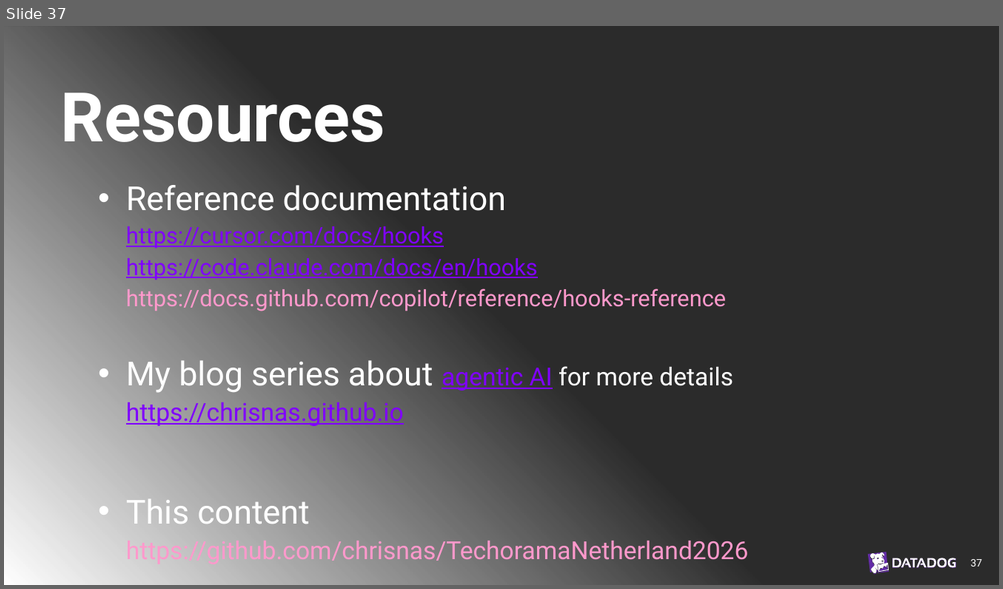
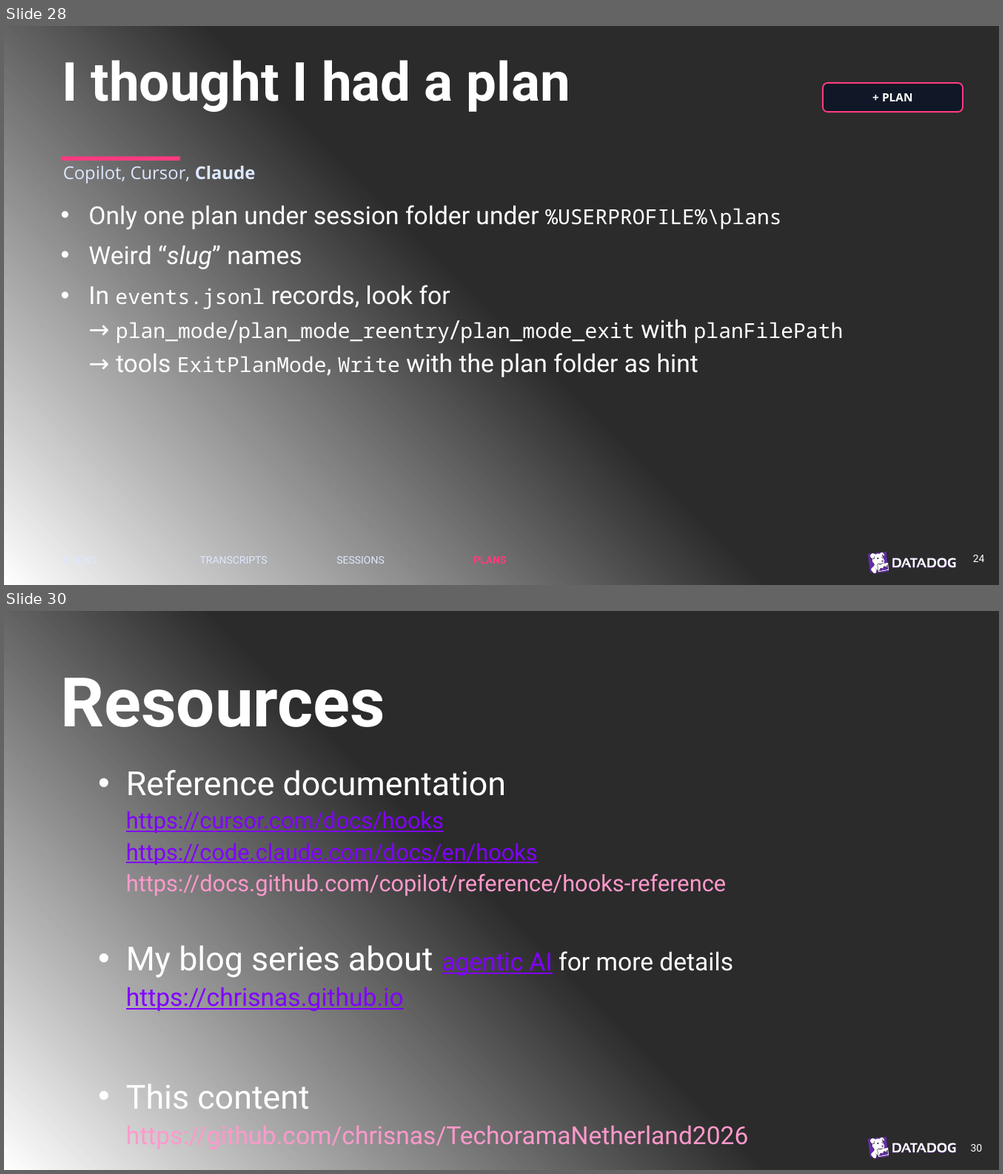
Before and after one commit to chrisnas/TechoramaNetherland2026, a slide deck: Harness Spy/Slides/HarnessSpy.pptx. Shown one above the other, each under a label of ours: slide 37 before the commit, slides 28 and 30 after it; the slides between them are not shown. The pictures are 1003x589 and 1003x1174 pixels, drawn with LibreOffice and Linux fonts; fonts in the diff are those of the drawing; background and template pictures are left out; a plain dark background stands for a picture behind light text. Boxes give left, top, right and bottom in pixels: in the first picture for what was removed or moved away, otherwise in the second. Text is boxed around its words. In the diff, an @@ line names an element or a change of style, - is before the commit and + after.

```diff
--- a/Harness Spy/Slides/HarnessSpy.pptx
+++ b/Harness Spy/Slides/HarnessSpy.pptx
@@ slide 28 added at (4,26,999,585), background picture (left out); not listed: 3 template elements that a slide beside it also shows @@
@@ text added at (62,60,570,112), 52 pt, text #FFFFFF, bold @@
+I thought I had a plan
@@ rounded rectangle added at (822,83,963,112), fill #071126 at 75% opacity, outline #FF3B80 1.3 pt, 11 pt, text #FFFFFF, bold @@
++ PLAN
@@ rectangle added at (61,156,180,161), fill #FF3B80 @@
@@ text added at (63,166,256,184), 17 pt, text #DDE8FF @@
+Copilot, Cursor, Claude
@@ subtitle added at (88,205,843,378), 24 pt, text #FFFFFF @@
+• Only one plan under session folder under %USERPROFILE%\plans
+• Weird “slug” names
+• In events.jsonl records, look for
+  → plan_mode/plan_mode_reentry/plan_mode_exit with planFilePath
+  → tools ExitPlanMode, Write with the plan folder as hint
@@ text added at (61,553,191,568), 10 pt, text #DDE8FF @@
+HOOKS
@@ text added at (200,557,267,564), 10 pt, text #DDE8FF @@
+TRANSCRIPTS
@@ text added at (336,557,384,564), 10 pt, text #DDE8FF @@
+SESSIONS
@@ text added at (473,557,506,564), 10 pt, text #FF3B80, bold @@
+PLANS
@@ text added at (973,555,984,562), 10 pt, text #FFFFFF @@
+24
@@ what was slide 37 is now slide 30 @@
@@ page number at (970,1145,982,1152): text changed @@
-37
+30
```
Also in this commit, not shown: 4 slides changed, 5 other slides added, 13 slides removed.
